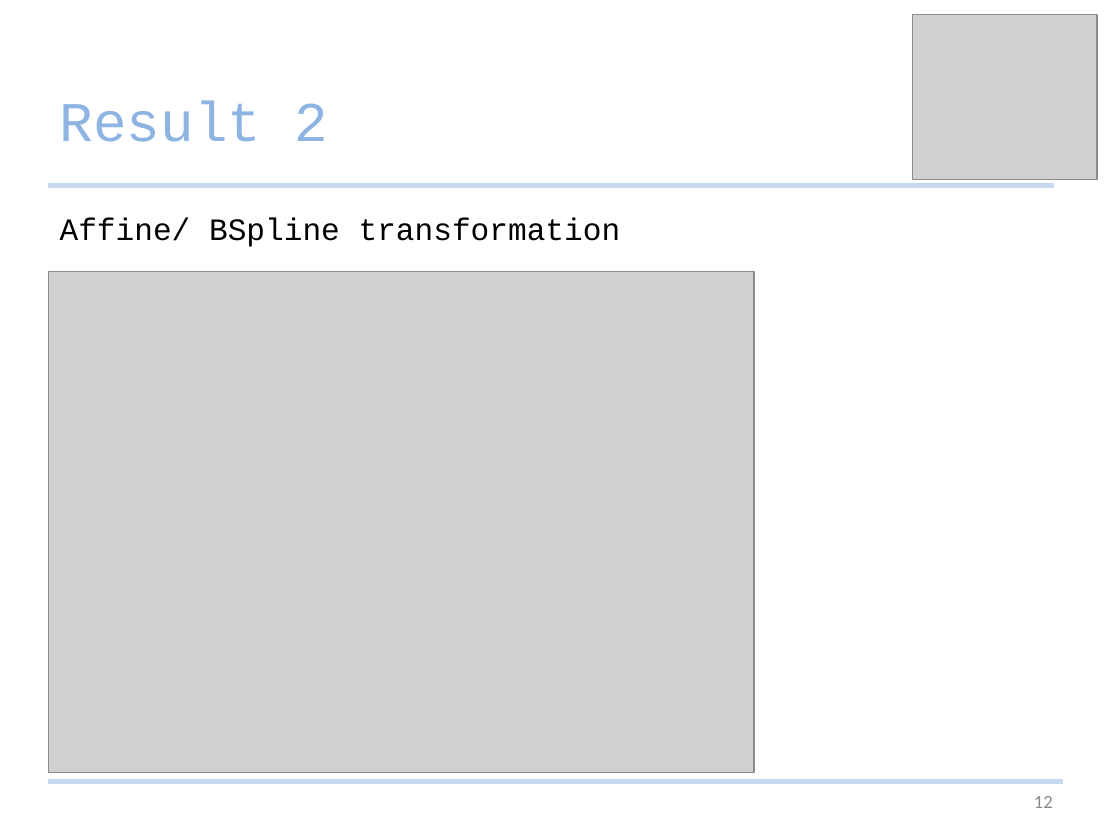
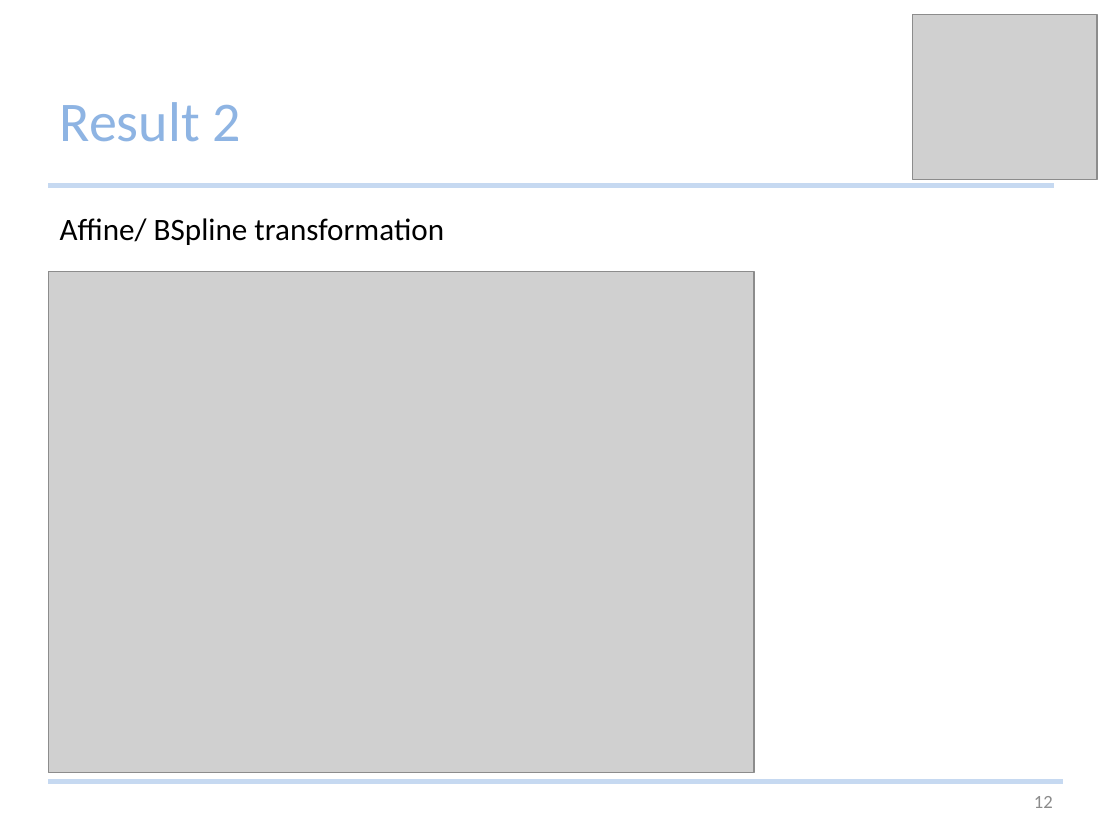
Before and after one commit to Studijacob/MIALab, a slide deck: slide 12 of wd/Documentation/MIALab presentation.pptx. Drawn at 1120x840 pixels with LibreOffice and Linux fonts; fonts in the diff are those of the drawing; grey boxes stand for pictures. Boxes give left, top, right and bottom in pixels: in the first picture for what was removed or moved away, otherwise in the second. Text is boxed around its words. In the diff, an @@ line names an element or a change of style, - is before the commit and + after.

Commit message:
change the font

```diff
--- a/wd/Documentation/MIALab presentation.pptx
+++ b/wd/Documentation/MIALab presentation.pptx
@@ title "Result 2" at [60, 102, 240, 142]: font Courier New to Calibri @@
@@ rectangle "Affine/ BSpline transformation" at [48, 204, 859, 253]: font Courier New to Calibri @@
```
Also in this commit, not shown: 8 other slides changed.
